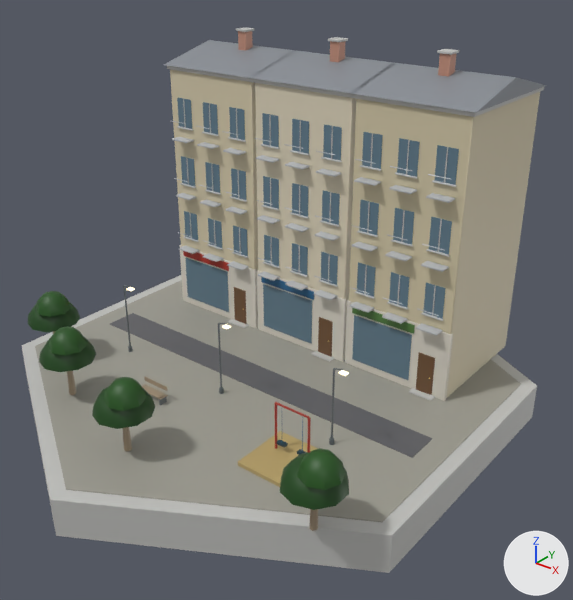
A saved change to the glTF model native/godot/assets/art/blender/housing_asia.glb.
Camera for both pictures: a 50 mm lens placed at (20.9, -24.8, 19.2), pointed at (1.4, -0.3, 4.0). Arrows for +X, +Y and +Z are at lower right; the lights stay in place. The first picture is the older version. Vertices at exactly the same position are counted once.

Names of what the first picture shows: 'asphalt', 'glass', 'leaf', 'metal', 'paint', 'pavers', 'plaster', 'roof_slate', 'sandbag', 'stone', 'wall_concrete', 'wood' and 3 more.
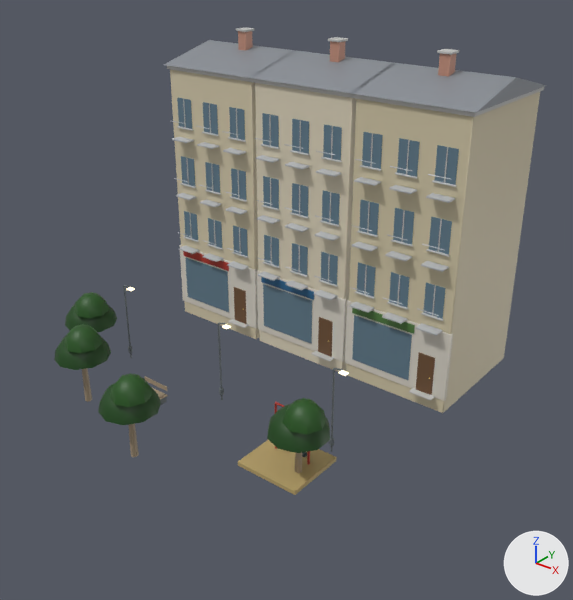
The change, as a list of edits to the scene's bpy script:
```text
Change me_leaf:
    used by ob_leaf; location = (0.0, 0.0, 0.0)
    remove me_leaf.from_pydata(...)  # 264 vertices, 440 faces; spans x -9.5..9.6, y -9.8..-4.4, z 2.0..3.7
    add me_leaf.from_pydata(...)  # 264 vertices, 440 faces; spans x -8.0..7.4, y -9.5..-3.4, z 2.0..3.7
    me_leaf part 1: the loose piece of 41 vertices spanning x -9.5..-7.3, y -6.8..-4.4, z 2.0..3.1 is moved by (1.5, 1.0, 0.0)
    me_leaf part 2: the loose piece of 25 vertices spanning x -8.8..-7.2, y -6.6..-5.0, z 2.8..3.7 is moved by (1.5, 1.0, 0.0)
    me_leaf part 3: the loose piece of 41 vertices spanning x -6.1..-3.9, y -8.6..-6.2, z 2.0..3.1 is moved by (0.4, 0.5, 0.0)
    me_leaf part 4: the loose piece of 25 vertices spanning x -5.4..-3.8, y -8.4..-6.8, z 2.8..3.7 is moved by (0.4, 0.5, 0.0)
    me_leaf part 5: the loose piece of 41 vertices spanning x 7.3..9.5, y -8.8..-6.4, z 2.0..3.1 is moved by (-2.2, 2.0, 0.0)
    me_leaf part 6: the loose piece of 25 vertices spanning x 8.0..9.6, y -8.6..-7.0, z 2.8..3.7 is moved by (-2.2, 2.0, 0.0)
    me_leaf part 7: the loose piece of 41 vertices spanning x -1.1..1.1, y -9.8..-7.4, z 2.0..3.1 is moved by (0.0, 0.3, 0.0)
    me_leaf part 8: the loose piece of 25 vertices spanning x -0.4..1.2, y -9.6..-8.0, z 2.8..3.7 is moved by (0.0, 0.3, 0.0)
Change me_wall_concrete:
    used by ob_wall_concrete; location = (0.0, 0.0, 0.0)
    remove me_wall_concrete.from_pydata(...)  # 1084 vertices, 1928 faces; spans x -10.7..10.7, y -12.3..12.3, z -1.6..14.3
    add me_wall_concrete.from_pydata(...)  # 1072 vertices, 1908 faces; spans x -8.1..8.1, y 2.0..8.7, z 0.1..14.3
    me_wall_concrete part 9: the loose piece of 12 vertices spanning x -10.7..10.7, y -12.3..12.3, z -1.6..0.1 is deleted
Change me_wood:
    used by ob_wood; location = (0.0, 0.0, 0.0)
    remove me_wood.from_pydata(...)  # 160 vertices, 276 faces; spans x -8.6..8.6, y -8.7..2.4, z 0.1..2.4
    add me_wood.from_pydata(...)  # 160 vertices, 276 faces; spans x -7.1..7.4, y -8.4..2.4, z -0.2..2.4
    me_wood part 10: the loose piece of 14 vertices spanning x -5.2..-4.8, y -7.5..-7.2, z 0.2..2.4 is scaled about its middle by (1, 1, 1.2), then moved by (0.4, 0.5, -0.2)
    me_wood part 11: the loose piece of 14 vertices spanning x 8.2..8.6, y -7.7..-7.4, z 0.2..2.4 is scaled about its middle by (1, 1, 1.2), then moved by (-2.2, 2.0, -0.2)
    me_wood part 12: the loose piece of 14 vertices spanning x -0.2..0.2, y -8.7..-8.4, z 0.2..2.4 is scaled about its middle by (1, 1, 1.2), then moved by (0.0, 0.3, -0.2)
    other edits to the shape of me_wood do not show in these pictures
Remove ob_asphalt:
    ob_asphalt = bpy.data.objects.new('asphalt', me_asphalt)
    ob_asphalt.location = (0.0, 0.0, 0.0)
Remove ob_pavers:
    ob_pavers = bpy.data.objects.new('pavers', me_pavers)
    ob_pavers.location = (0.0, 0.0, 0.0)
```

Changed parts and their boxes (x1, y1, x2, y2) in the pictures (573 x 600 px; the box of a moved part takes in the faces that stretch with it):
'pavers', deleted
    before: (35, 280, 521, 522)
'wall_concrete', reshaped (28% narrower, 31% shorter)
    before: (22, 27, 544, 573)
    after: (167, 27, 544, 401)
'leaf', reshaped (14% narrower, 26% shorter)
    before: (28, 291, 349, 510)
    after: (54, 292, 330, 453)
'asphalt', deleted
    before: (110, 313, 433, 458)
'wood', reshaped (8% narrower, 24% shorter)
    before: (53, 287, 435, 531)
    after: (82, 287, 435, 473)
part 1 of me_leaf, moved or reshaped
    before: (28, 302, 80, 332)
    after: (65, 304, 117, 332)
part 2 of me_leaf, moved or reshaped
    before: (36, 291, 71, 317)
    after: (74, 292, 109, 318)
part 3 of me_leaf, moved or reshaped
    before: (39, 336, 96, 372)
    after: (54, 335, 111, 370)
part 4 of me_leaf, moved or reshaped
    before: (49, 326, 87, 356)
    after: (64, 324, 102, 353)
part 5 of me_leaf, moved or reshaped
    before: (280, 453, 349, 510)
    after: (267, 404, 330, 453)
part 6 of me_leaf, moved or reshaped
    before: (297, 448, 345, 490)
    after: (282, 398, 326, 435)
part 7 of me_leaf, moved or reshaped
    before: (92, 386, 155, 429)
    after: (98, 383, 161, 425)
part 8 of me_leaf, moved or reshaped
    before: (104, 377, 147, 411)
    after: (110, 373, 152, 407)
part 9 of me_wall_concrete, deleted
    before: (22, 275, 537, 573)
part 10 of me_wood, moved or reshaped
    before: (67, 371, 76, 395)
    after: (82, 368, 92, 402)
part 11 of me_wood, moved or reshaped
    before: (309, 509, 318, 531)
    after: (295, 453, 302, 473)
part 12 of me_wood, moved or reshaped
    before: (122, 427, 132, 452)
    after: (128, 424, 139, 457)
